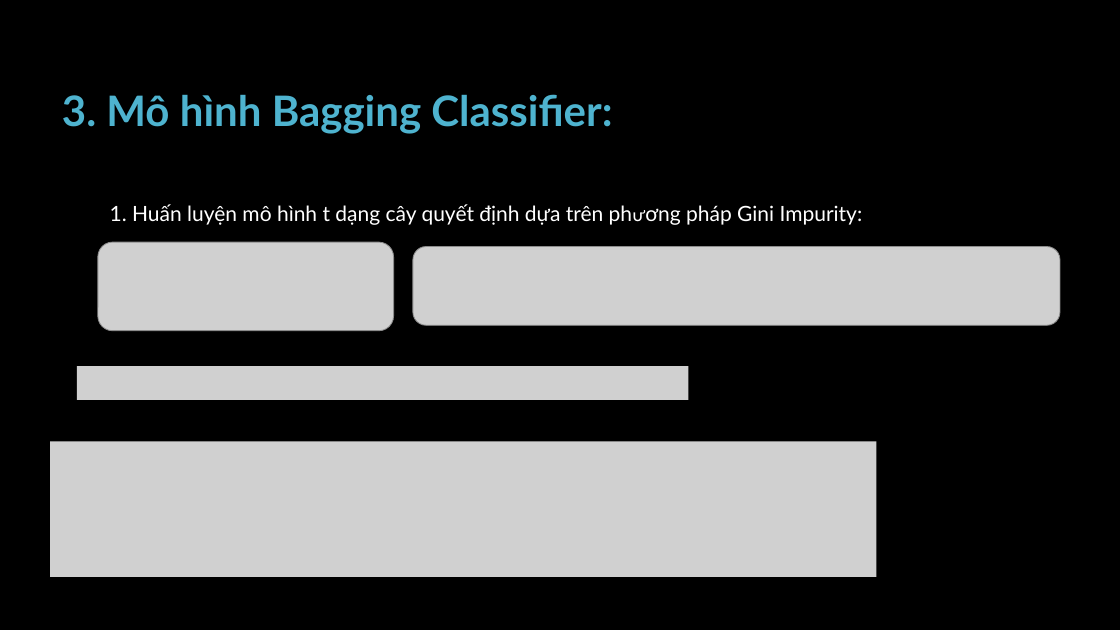
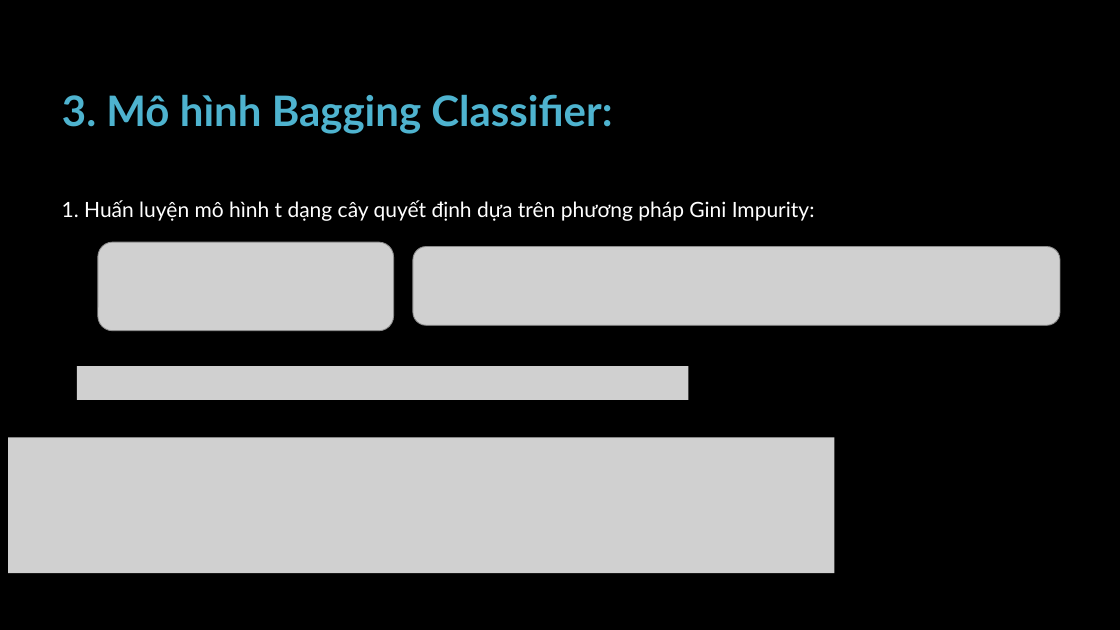
Before and after one commit to pisceskibo/CreditCardApprovalPrediction, a slide deck: slide 29 of references/ApplicationOfEnsembleLearningInBankCreditCardRiskModeling.pptx. Drawn at 1120x630 pixels with LibreOffice and Linux fonts; fonts in the diff are those of the drawing; grey boxes stand for pictures; background and template pictures are left out. Boxes give left, top, right and bottom in pixels: in the first picture for what was removed or moved away, otherwise in the second. Text is boxed around its words. In the diff, an @@ line names an element or a change of style, - is before the commit and + after.

```diff
--- a/references/ApplicationOfEnsembleLearningInBankCreditCardRiskModeling.pptx
+++ b/references/ApplicationOfEnsembleLearningInBankCreditCardRiskModeling.pptx
@@ text "1. Huấn luyện mô hình ...": place and size @@
-text "1. Huấn luyện mô hình ..." at (110,204,863,225)
+text "1. Huấn luyện mô hình ..." at (62,200,815,221)
@@ text "1. Huấn luyện mô hình ..." at (62,200,815,221): font League Spartan to Lato in "phương" @@
@@ picture: place and size @@
-picture at (50,441,876,577)
+picture at (8,438,834,574)
```
Also in this commit, not shown: 18 other slides changed, 1 slide added.
